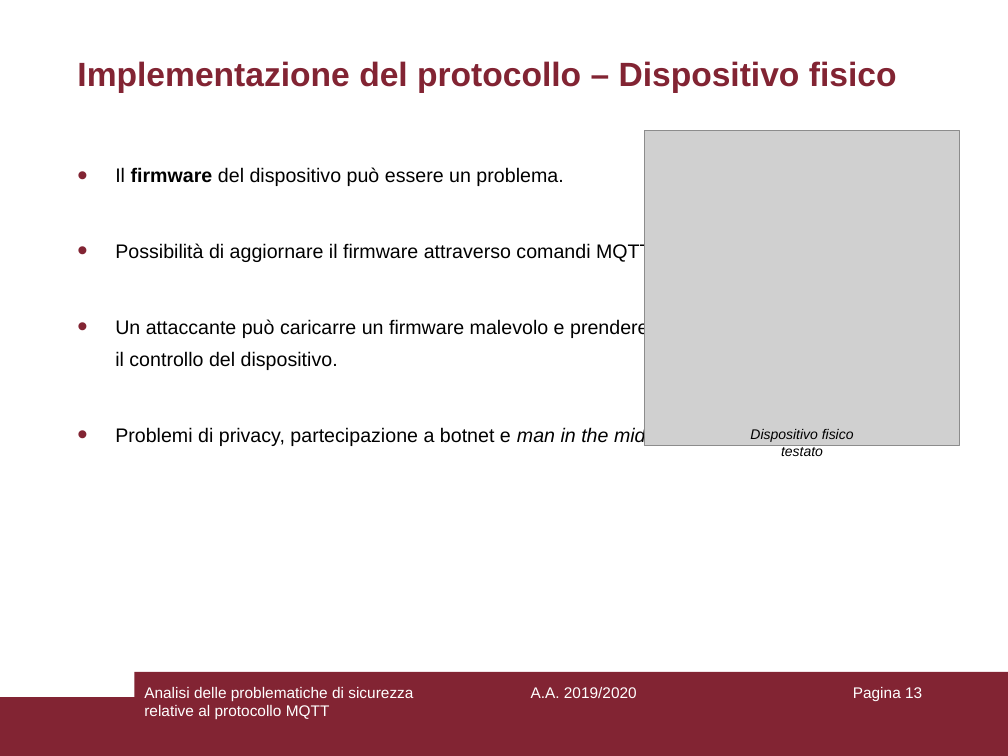
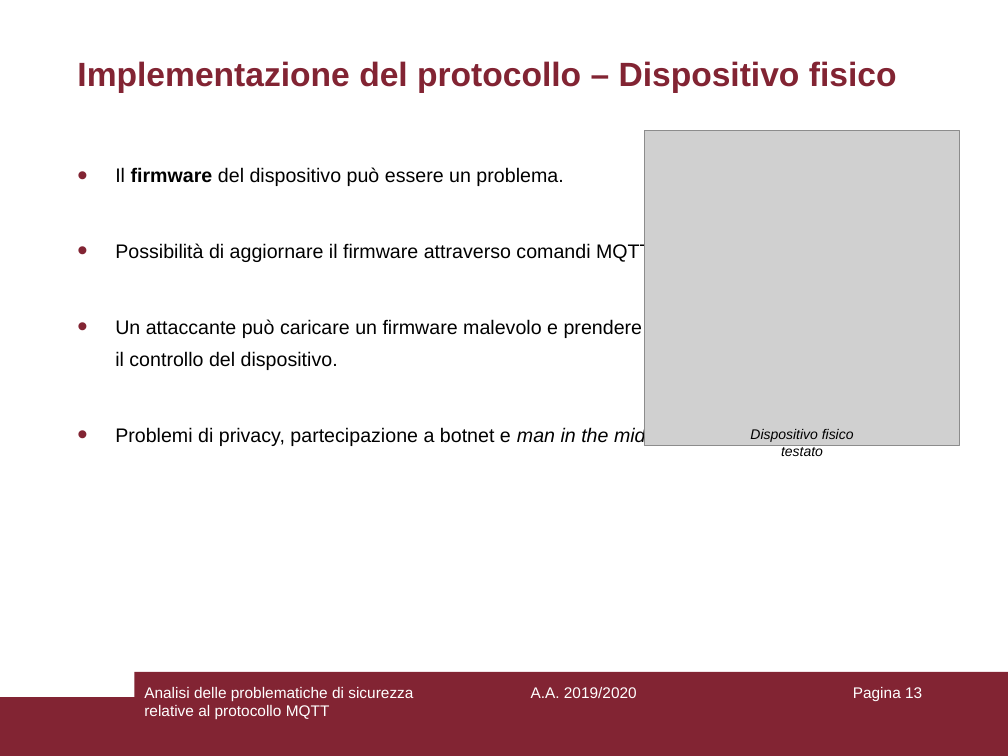
Before and after one commit to aedoardo/bachelor-degree-thesis, a slide deck: slide 13 of slides/Presentazione.ppt. Drawn at 1008x756 pixels with LibreOffice and Linux fonts; fonts in the diff are those of the drawing; grey boxes stand for pictures. Boxes give left, top, right and bottom in pixels: in the first picture for what was removed or moved away, otherwise in the second. Text is boxed around its words. In the diff, an @@ line names an element or a change of style, - is before the commit and + after.

```diff
--- a/slides/Presentazione.ppt
+++ b/slides/Presentazione.ppt
@@ text at (x1=115, y1=319, x2=643, y2=370): text changed @@
-• Un attaccante può caricarre un firmware malevolo e prendere
-  il controllo del dispositivo.
+• Un attaccante può caricare un firmware malevolo e prendere
+  il controllo del dispositivo.
```
Also in this commit, not shown: 5 other slides changed, 1 slide added, 3 other files.
